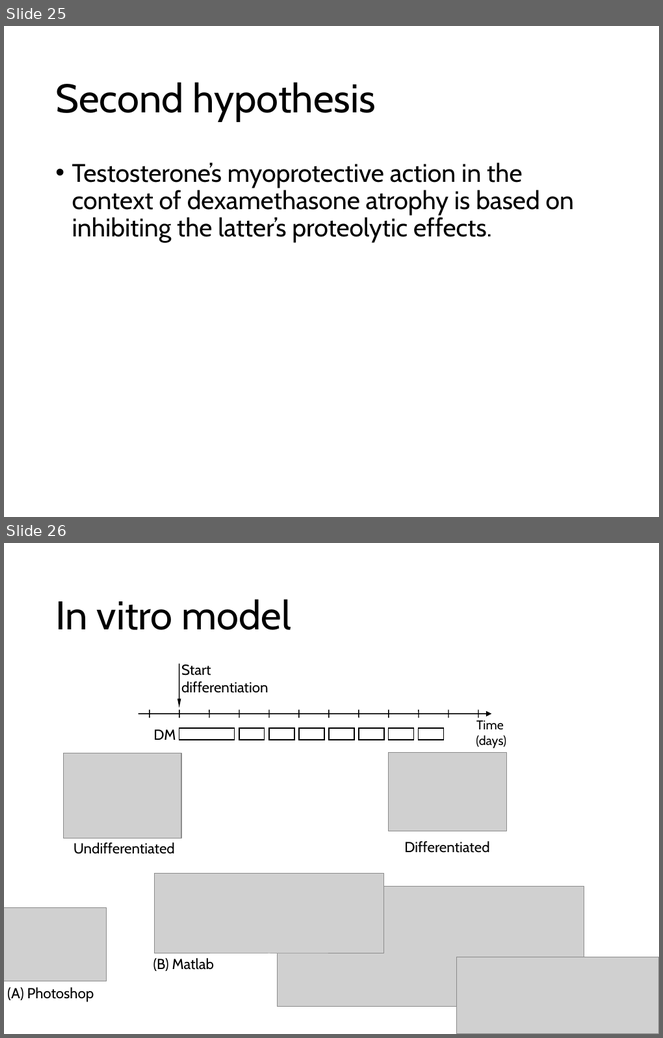
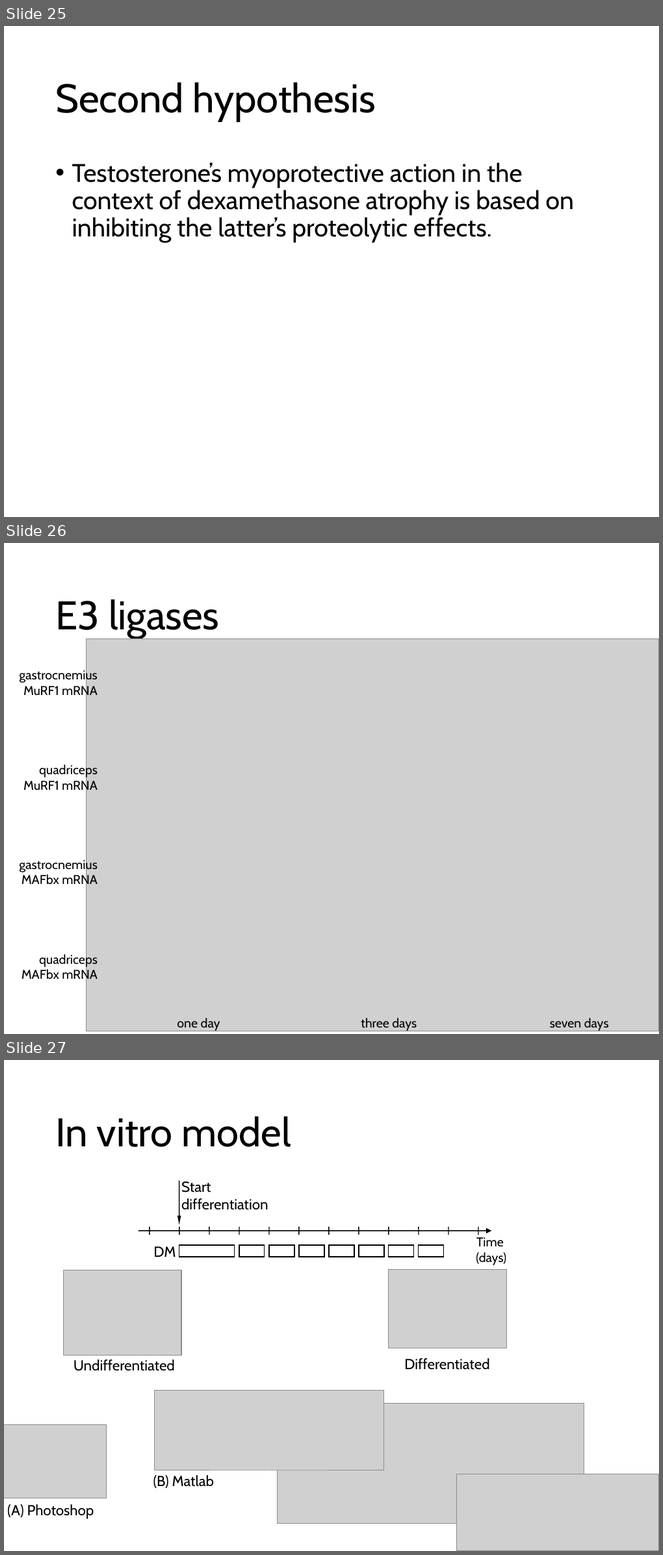
Before and after one commit to nvalexander/dissertation, a slide deck: defense.pptx. Shown one above the other, each under a label of ours: slides 25 and 26 before the commit, slides 25, 26 and 27 after it. The pictures are 663x1038 and 663x1555 pixels, drawn with LibreOffice and Linux fonts; fonts in the diff are those of the drawing; grey boxes stand for pictures. Boxes give left, top, right and bottom in pixels: in the first picture for what was removed or moved away, otherwise in the second. Text is boxed around its words. In the diff, an @@ line names an element or a change of style, - is before the commit and + after.

```diff
--- a/defense.pptx
+++ b/defense.pptx
@@ slide 26 added at [4,543,659,1034], background #FFFFFF @@
@@ title added at [55,599,219,639], 44 pt, text #000000 @@
+E3 ligases
@@ picture added at [87,639,659,1032] @@
@@ text added at [19,669,98,699], 14 pt, text #000000 @@
+gastrocnemius MuRF1 mRNA
@@ text added at [24,764,98,793], 14 pt, text #000000 @@
+quadriceps MuRF1 mRNA
@@ text added at [19,859,98,888], 14 pt, text #000000 @@
+gastrocnemius MAFbx mRNA
@@ text added at [22,953,98,983], 14 pt, text #000000 @@
+quadriceps MAFbx mRNA
@@ text added at [177,1018,220,1032], 14 pt, text #000000 @@
+one day
@@ text added at [361,1018,417,1032], 14 pt, text #000000 @@
+three days
@@ text added at [550,1018,609,1032], 14 pt, text #000000 @@
+seven days
@@ what was slide 26 is now slide 27 @@
```
Also in this commit, not shown: 3 other files.
